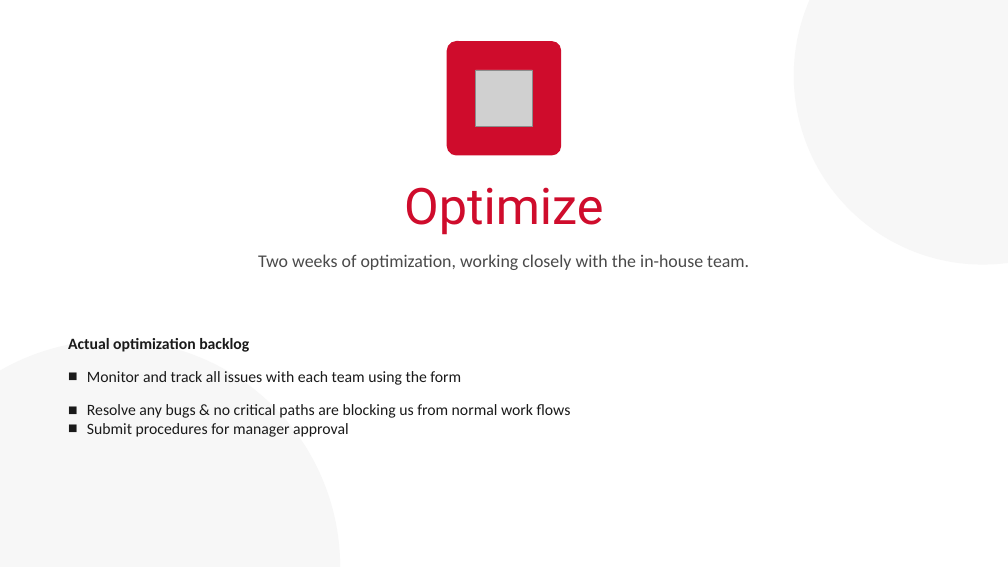
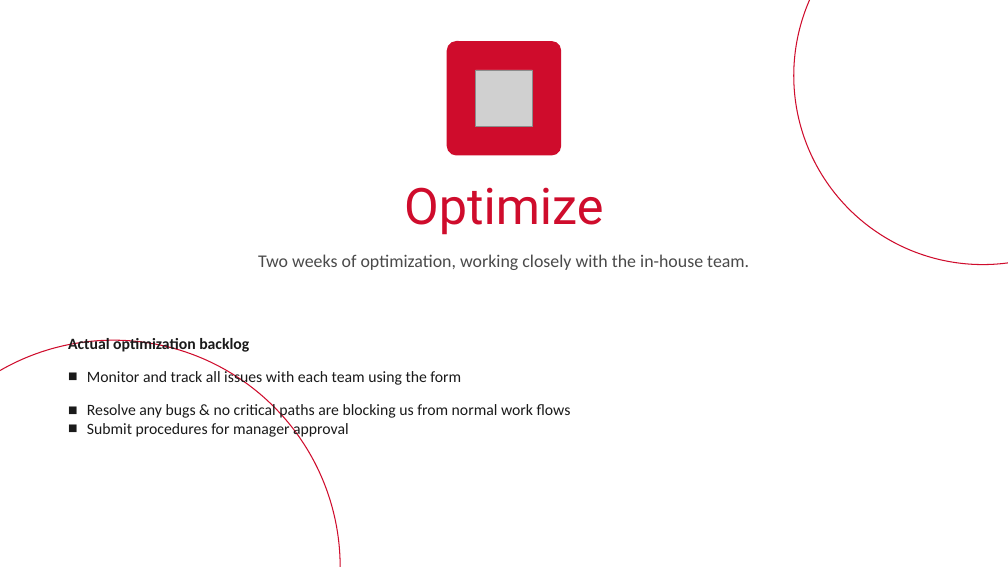
Before and after one commit to Enflite/eCMRs, a slide deck: slide 14 of docs/presentations/eCMRs_plan.pptx. Drawn at 1008x567 pixels with LibreOffice and Linux fonts; fonts in the diff are those of the drawing; grey boxes stand for pictures. Boxes give left, top, right and bottom in pixels: in the first picture for what was removed or moved away, otherwise in the second. Text is boxed around its words. In the diff, an @@ line names an element or a change of style, - is before the commit and + after.

```diff
--- a/docs/presentations/eCMRs_plan.pptx
+++ b/docs/presentations/eCMRs_plan.pptx
@@ ellipse at <box>794,0,1008,265</box>: fill #F7F7F7 to #FFFFFF; outline none to #CF0C2C 1 pt @@
@@ ellipse at <box>0,340,340,567</box>: fill #F7F7F7 to #FFFFFF; outline none to #CF0C2C 1 pt @@
```
Also in this commit, not shown: 13 other slides changed.
